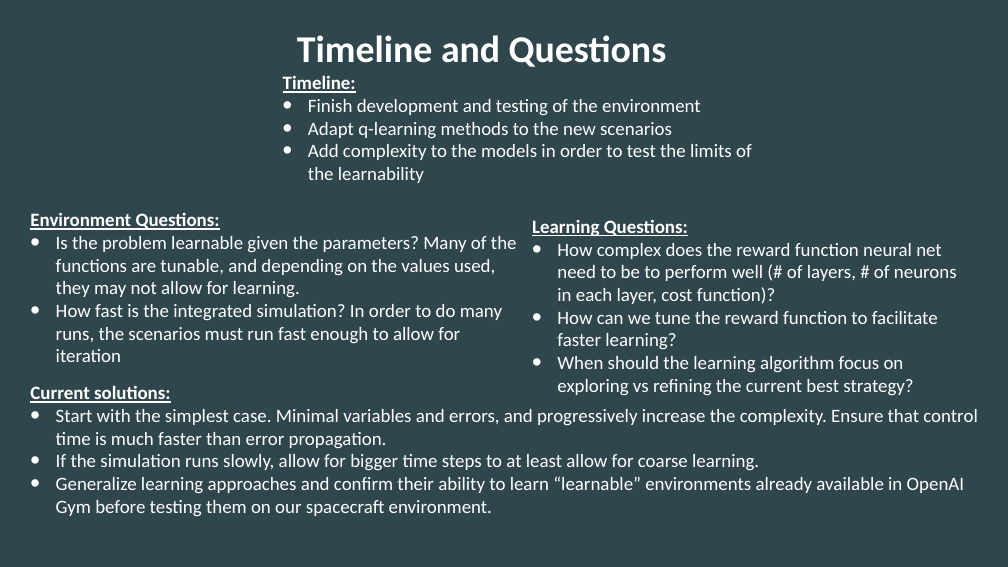
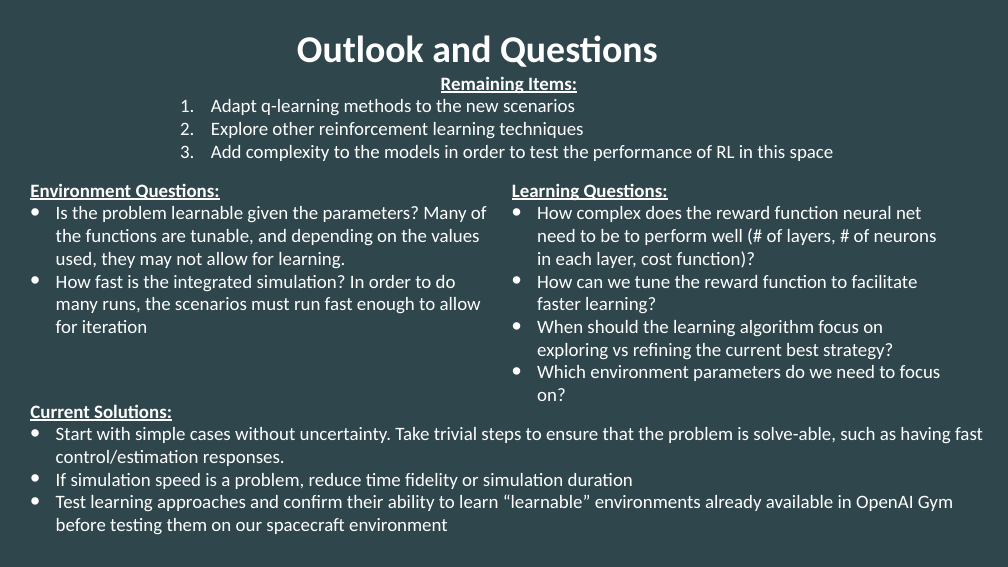
Before and after one commit to atharris/OrbitReinforcementLearning, a slide deck: slide 4 of presentation/midpoint.pptx. Drawn at 1008x567 pixels with LibreOffice and Linux fonts; fonts in the diff are those of the drawing. Boxes give left, top, right and bottom in pixels: in the first picture for what was removed or moved away, otherwise in the second. Text is boxed around its words. In the diff, an @@ line names an element or a change of style, - is before the commit and + after.

```diff
--- a/presentation/midpoint.pptx
+++ b/presentation/midpoint.pptx
@@ text at box(297, 35, 658, 67): text changed @@
-Timeline and Questions
+Outlook and Questions
@@ text "Remaining Items:": place and size @@
-text "Remaining Items:" at box(283, 75, 752, 183)
+text "Remaining Items:" at box(211, 76, 834, 161)
@@ text at box(441, 76, 577, 93): text changed; bold on @@
-Timeline:
-• Finish development and testing of the environment
+Remaining Items:
@@ text at box(211, 99, 575, 116): bullet • to 1. @@
@@ text at box(211, 122, 834, 161): text changed @@
-• Add complexity to the models in order to test the limits of the learnability
+2. Explore other reinforcement learning techniques
+3. Add complexity to the models in order to test the performance of RL in this space
@@ text "Environment Questions:" rewrapped from box(30, 212, 517, 362) to box(30, 183, 487, 333) @@
@@ text "Learning Questions:": place and size @@
-text "Learning Questions:" at box(532, 219, 957, 396)
+text "Learning Questions:" at box(512, 184, 941, 401)
@@ text at box(537, 365, 941, 401): paragraph added @@
+• Which environment parameters do we need to focus on?
@@ text at box(30, 404, 983, 535): text changed @@
-Current solutions:
-• Start with the simplest case. Minimal variables and errors, and progressively increase the complexity. Ensure that control time is much faster than error propagation.
-• If the simulation runs slowly, allow for bigger time steps to at least allow for coarse learning.
-• Generalize learning approaches and confirm their ability to learn “learnable” environments already available in OpenAI Gym before testing them on our spacecraft environment.
+Current Solutions:
+• Start with simple cases without uncertainty. Take trivial steps to ensure that the problem is solve-able, such as having fast control/estimation responses.
+• If simulation speed is a problem, reduce time fidelity or simulation duration
+• Test learning approaches and confirm their ability to learn “learnable” environments already available in OpenAI Gym before testing them on our spacecraft environment
```
Also in this commit, not shown: 2 other slides changed, 1 slide added, 1 slide removed, 2 other files.
